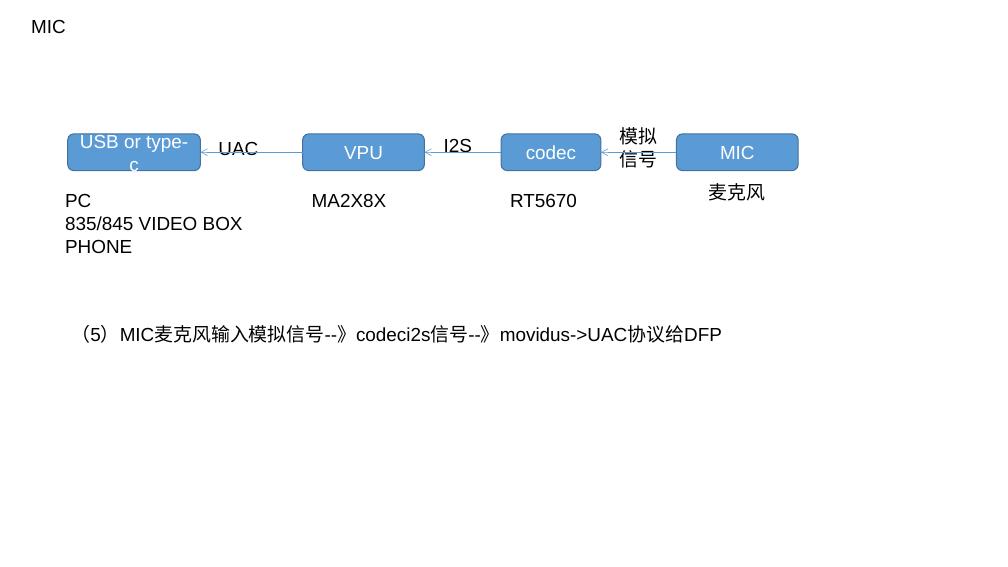
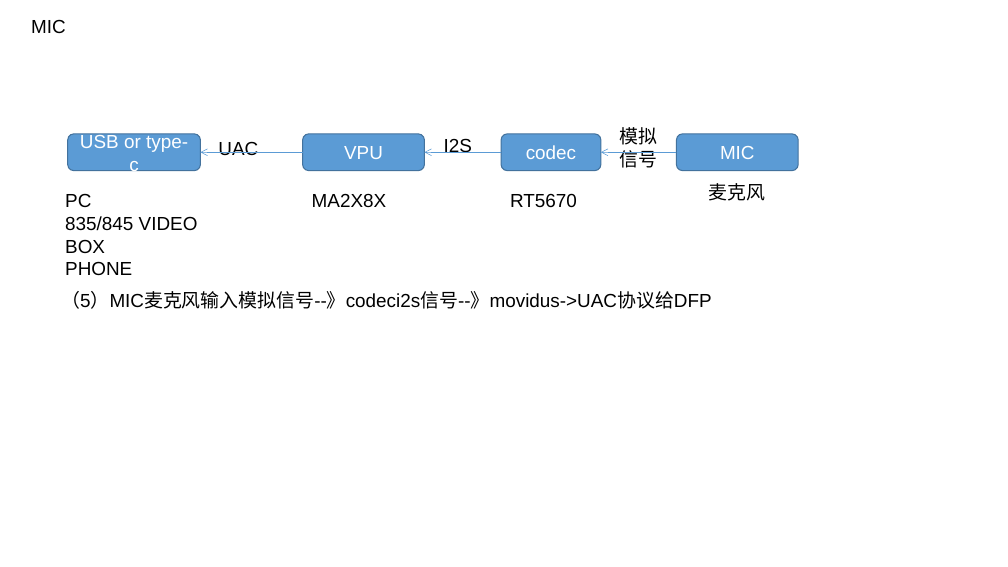
Before and after one commit to xiangyu199378/workdaily, a slide deck: slide 10 of workdoc/framework/BringUp.pptx. Drawn at 1008x567 pixels with LibreOffice and Linux fonts; fonts in the diff are those of the drawing. Boxes give left, top, right and bottom in pixels: in the first picture for what was removed or moved away, otherwise in the second. Text is boxed around its words. In the diff, an @@ line names an element or a change of style, - is before the commit and + after.

```diff
--- a/workdoc/framework/BringUp.pptx
+++ b/workdoc/framework/BringUp.pptx
@@ text "PC" rewrapped from (65, 193, 243, 254) to (65, 194, 198, 276) @@
@@ text "（5）MIC麦克风输入模拟信号--》codeci2s信号--》movidus->UAC协议给DFP": place and size @@
-text "（5）MIC麦克风输入模拟信号--》codeci2s信号--》movidus->UAC协议给DFP" at (71, 325, 721, 343)
+text "（5）MIC麦克风输入模拟信号--》codeci2s信号--》movidus->UAC协议给DFP" at (61, 291, 711, 309)
```
Also in this commit, not shown: 9 other files.
